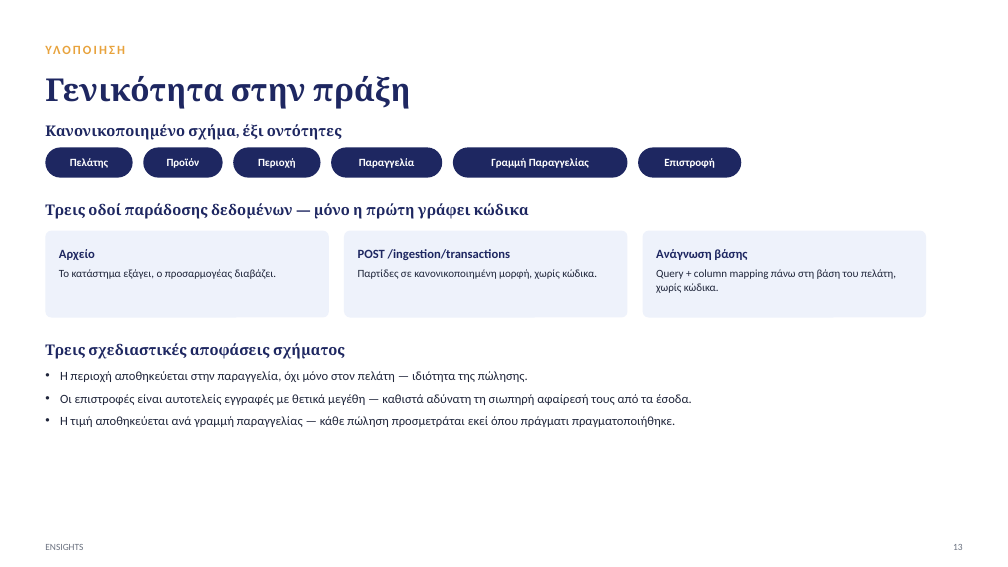
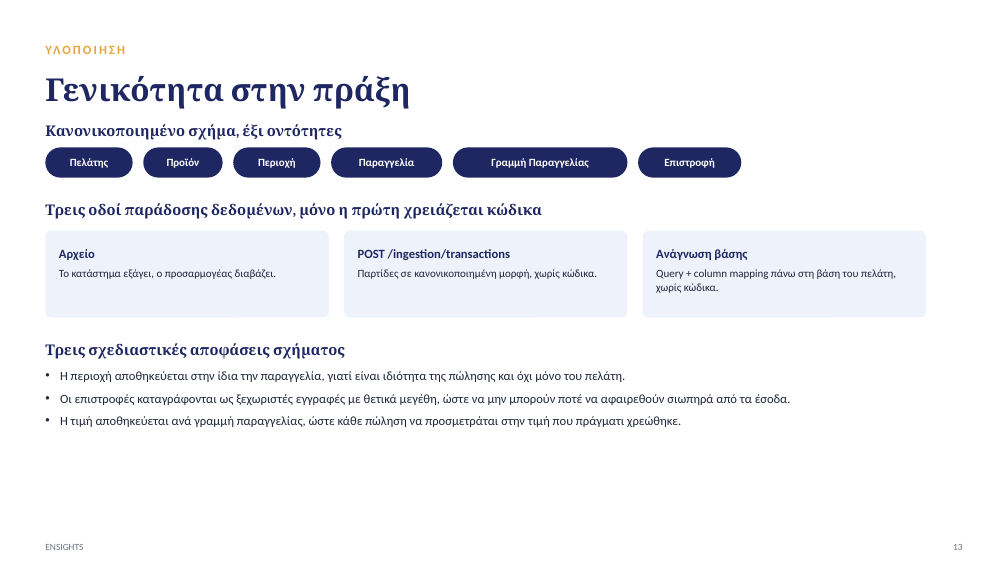
Before and after one commit to xrhstosmour/ensights, a slide deck: slide 14 of ensights-thesis-defense.pptx. Drawn at 1008x567 pixels with LibreOffice and Linux fonts; fonts in the diff are those of the drawing. Boxes give left, top, right and bottom in pixels: in the first picture for what was removed or moved away, otherwise in the second. Text is boxed around its words. In the diff, an @@ line names an element or a change of style, - is before the commit and + after.

```diff
--- a/ensights-thesis-defense.pptx
+++ b/ensights-thesis-defense.pptx
@@ text at (45, 203, 542, 219): text changed @@
-Τρεις οδοί παράδοσης δεδομένων — μόνο η πρώτη γράφει κώδικα
+Τρεις οδοί παράδοσης δεδομένων, μόνο η πρώτη χρειάζεται κώδικα
@@ text at (60, 371, 791, 427): text changed @@
-• Η περιοχή αποθηκεύεται στην παραγγελία, όχι μόνο στον πελάτη — ιδιότητα της πώλησης.
-• Οι επιστροφές είναι αυτοτελείς εγγραφές με θετικά μεγέθη — καθιστά αδύνατη τη σιωπηρή αφαίρεσή τους από τα έσοδα.
-• Η τιμή αποθηκεύεται ανά γραμμή παραγγελίας — κάθε πώληση προσμετράται εκεί όπου πράγματι πραγματοποιήθηκε.
+• Η περιοχή αποθηκεύεται στην ίδια την παραγγελία, γιατί είναι ιδιότητα της πώλησης και όχι μόνο του πελάτη.
+• Οι επιστροφές καταγράφονται ως ξεχωριστές εγγραφές με θετικά μεγέθη, ώστε να μην μπορούν ποτέ να αφαιρεθούν σιωπηρά από τα έσοδα.
+• Η τιμή αποθηκεύεται ανά γραμμή παραγγελίας, ώστε κάθε πώληση να προσμετράται στην τιμή που πράγματι χρεώθηκε.
```
Also in this commit, not shown: 31 other slides changed.
